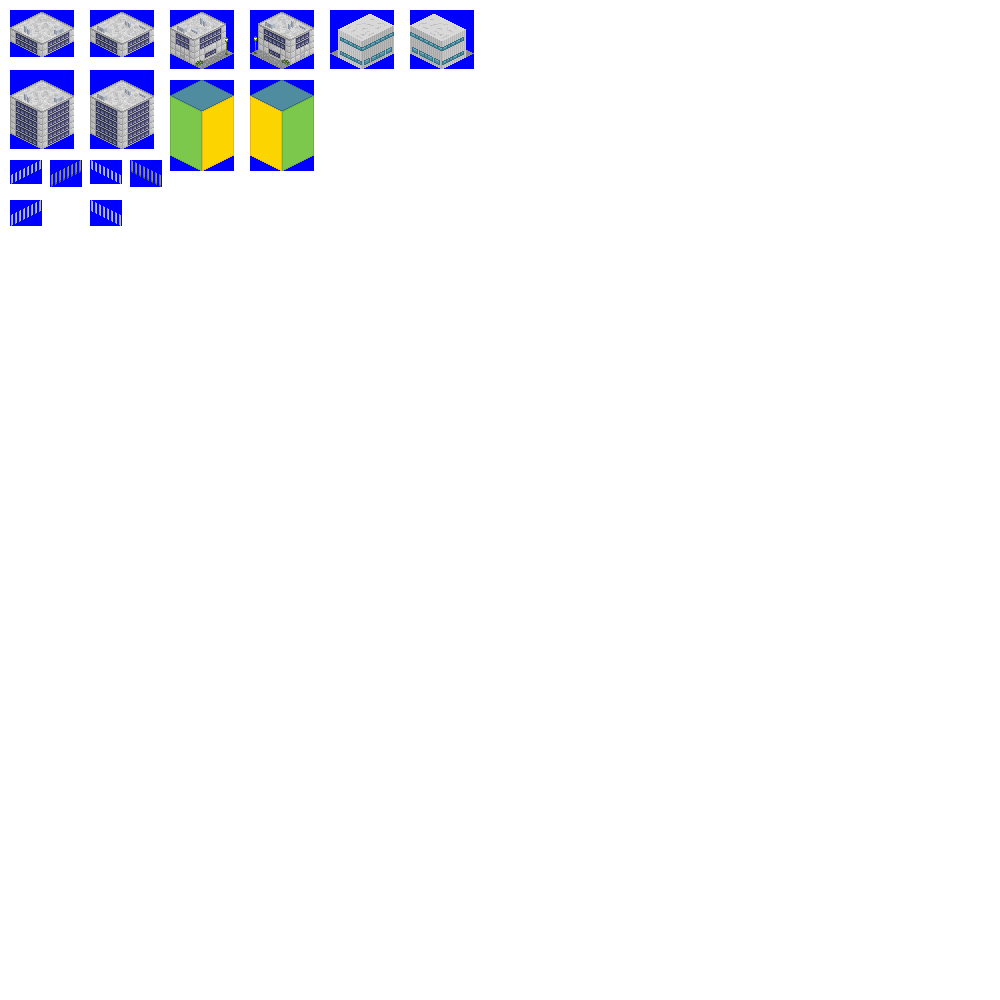
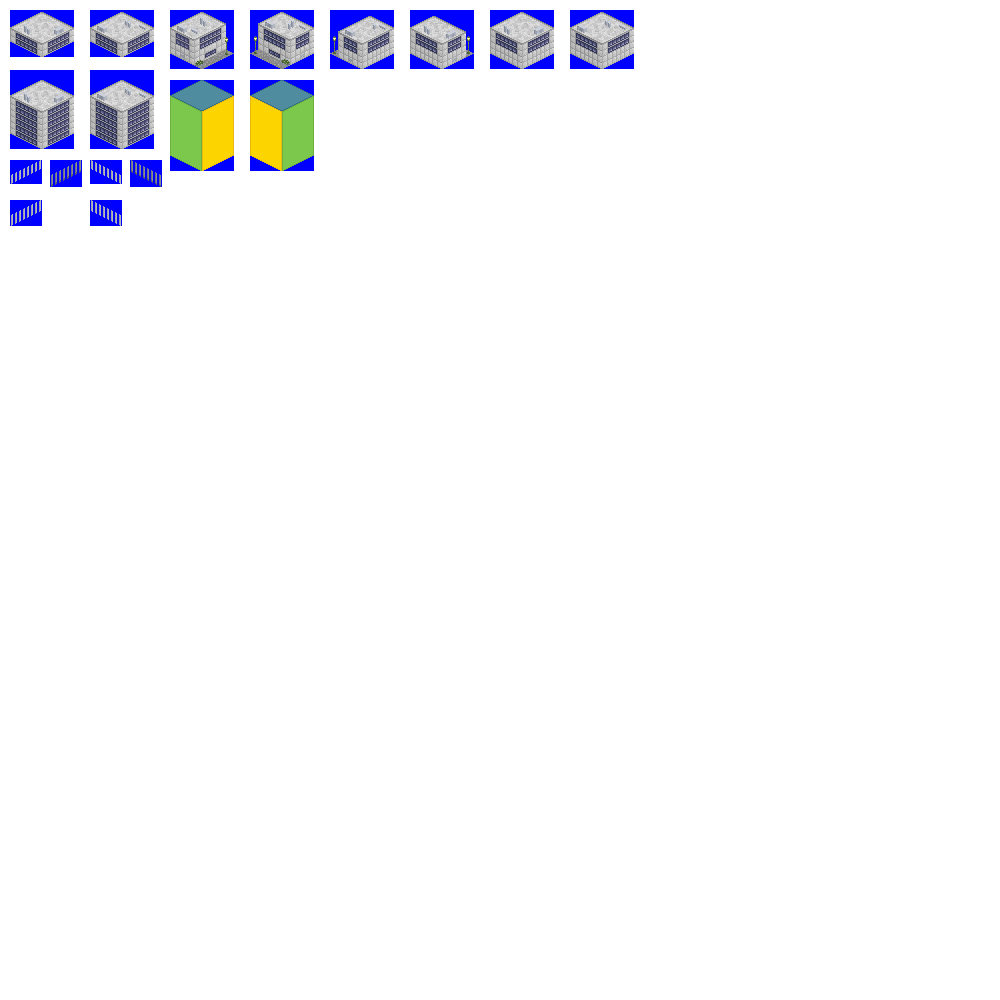
Before/after of a 1000 × 1000 layered artwork. What changed in the layer stack:
painted on "new_graphic" over [333, 12, 634, 69]
painted on "배경" over [333, 10, 634, 69]
